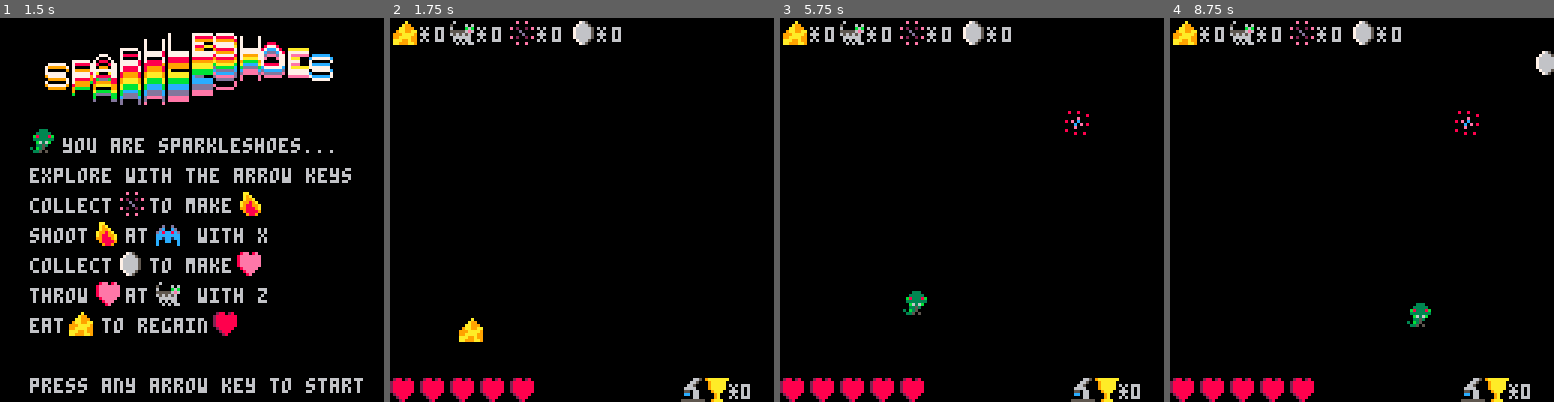
Above: before the commit, frames 1-4 (left to right).
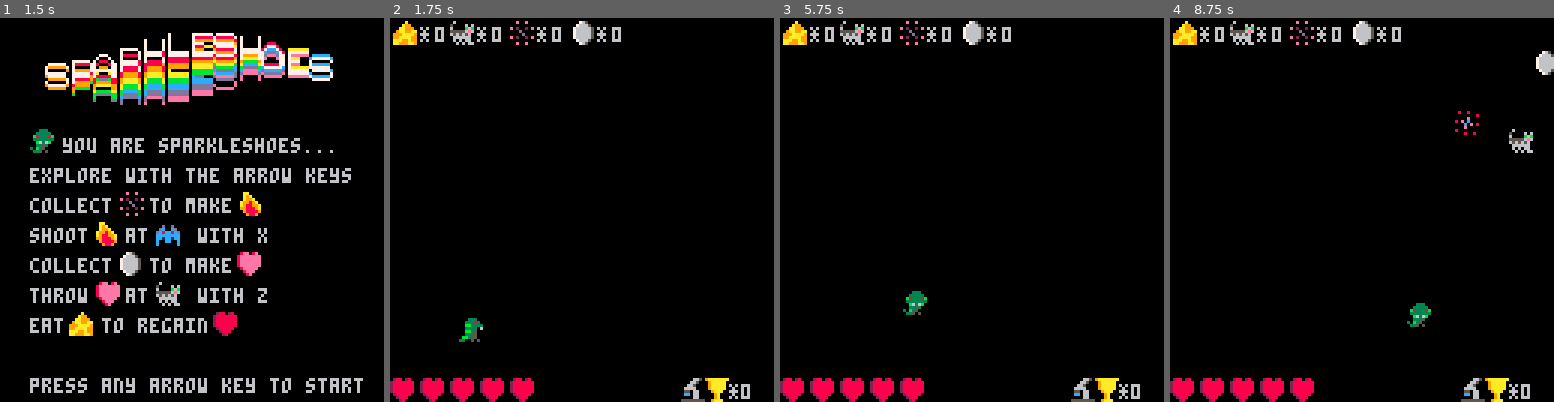
Above: after the commit, the same moments.

Repository: kdaniels/sparkleshoes
Game: PICO-8 cartridge sparkleshoes.p8
Two runs of this game, one before a commit and one after it. Both use one fixed random seed, a clock stepped at 60 frames per second and the inputs below.
Inputs:
- Up to frame 1 (1.5 s): tap X (X key) at 0.33, 1.07 s; tap O (Z key) at 0.7 s
- Up to frame 2 (1.75 s): hold Right from 1.6 s (still down); tap O (Z key) at 1.7 s
- Up to frame 3 (5.75 s): tap X (X key) every 1.12 s from 1.85 to 5.2 s; release Right at 2.1 s; tap O (Z key) every 0.4 s from 2.1 to 5.7 s; hold Up 2.15-2.42 s; hold Right 2.47-3.03 s; hold Left 3.08-3.58 s; hold Down 3.63-3.97 s; hold Right 4.02-4.68 s; hold Up 4.73-5.03 s; hold Left 5.08-5.68 s; hold Down from 5.73 s (still down)
- Up to frame 4 (8.75 s): release Down at 6.03 s; hold Right 6.08-6.58 s; tap O (Z key) every 0.4 s from 6.1 to 8.5 s; tap X (X key) at 6.32, 7.43, 8.55 s; hold Right 6.63-7.13 s; hold Up 7.18-7.45 s; hold Right 7.5-8.07 s; hold Left 8.12-8.62 s; hold Down from 8.67 s (still down)

Frame 1 is identical in both runs. In frame 2, 0.3% of the frame differs, in the area x 17-25%, y 78-85%; in frame 3, less than 0.1%; in frame 4, 0.2%.

Commit message:
fix a bug with a race condition with the initial sprite, make the game get harder as time goes on

Diff:
--- a/sparkleshoes.p8
+++ b/sparkleshoes.p8
@@ -28,7 +28,8 @@
 
 	scene = "game"
 	start_time = time()
-	max_time = 60
+	lap_time = 20
+	last_time_hardened = time()
 
 	cheeses = {}
 	fires = {}
@@ -42,7 +43,7 @@
 	max_cats = 1
 	max_zubats = 5
 	max_cheeses = 10
-	max_sparkles = 10
+	max_sparkles = 15
 	max_coins = 5
 	max_scopes = 1
 
@@ -51,6 +52,36 @@
 	last_cheese = time()
 	last_sparkle = time()
 	last_coin = time()
+
+	cat_freq = 7
+	zubat_freq = 7
+	cheese_freq = 10
+	sparkle_freq = 4
+	coin_freq = 4
+
+	cat_prob = .914
+	zubat_prob = .900
+	cheese_prob = .930
+	sparkle_prob = .900
+	coin_prob = .930
+
+	zubat_speed = 0.5
+end
+
+function make_game_harder()
+	sfx(9)
+	zubat_freq -= 1
+	sparkle_freq += 1
+	coin_freq += 1
+	zubat_prob -= .005
+	sparkle_prob += .005
+	coin_prob += .005
+	zubat_speed += .1
+	max_cats += 1
+	max_zubats += 1
+	max_coins -= 1
+	max_sparkles -= 1
+	last_time_hardened = time()
 end
 
 function draw_thing(thing)
@@ -85,7 +116,7 @@
 
 -- cheese functions
 function make_cheese()
-	if #cheeses < max_cheeses and (time() - last_cheese) > 10 and rnd(1000) > 900 then
+	if #cheeses < max_cheeses and (time() - last_cheese) > cheese_freq and rnd() > cheese_prob then
 		cheese = {}
 		cheese.sprite = 7
 		cheese.x = rnd(127)
@@ -116,7 +147,7 @@
 
 -- sparkles
 function make_sparkle()
-	if #sparkles < max_sparkles and (time() - last_sparkle) > 4 and rnd(1000) > 920 then
+	if #sparkles < max_sparkles and (time() - last_sparkle) > sparkle_freq and rnd() > sparkle_prob then
 		sparkle = {}
 		sparkle.sprite = 50
 		sparkle.x = rnd(127)
@@ -148,7 +179,7 @@
 
 -- coins
 function make_coin()
-	if #coins < max_coins and (time() - last_coin) > 4 and rnd(1000) > 934 then
+	if #coins < max_coins and (time() - last_coin) > coin_freq and rnd() > coin_prob then
 		coin = {}
 		coin.sprite = 8
 		coin.x = rnd(127)
@@ -173,10 +204,10 @@
 
 -- zubat functions
 function make_zubat()
-	if #zubats < max_zubats and (time() - last_zubat) > 9 and rnd(1000) > 900 then
+	if #zubats < max_zubats and (time() - last_zubat) > zubat_freq and rnd() > zubat_prob then
 		zubat = {}
 		zubat.sprite = 34
-		zubat.speed = 0.5
+		zubat.speed = zubat_speed
 		zubat.x = rnd(127)
 		zubat.y = rnd(110)+10
 		add(zubats, zubat)
@@ -234,7 +265,7 @@
 
 -- cats
 function make_cat()
-	if #cats < max_cats and (time() - last_cat) > 7 and rnd(1000) > 921 then
+	if #cats < max_cats and (time() - last_cat) > cat_freq and rnd() > cat_prob then
 		cat = {}
 		cat.sprite = 18
 		cat.speed = 0.31
@@ -435,6 +466,7 @@
 		print("high score: "..high_score, 35, 104)
 	end
 	spr(52, 55, 93)
+	print("you survived "..flr(end_time - start_time).." seconds", 19, 110)
 
 	print("press any arrow key to restart", 1, 120)
 end
@@ -480,15 +512,16 @@
 end
 
 function update_intro()
-	if btn(0) or btn(1) or btn(2) or btn(3) then
+	if btnp(0) or btnp(1) or btnp(2) or btnp(3) then
 		init_game()
+		player.sprite = 0
 		scene = "game"
 	end
 	t += 1
 end
 
 function update_end()
-	if (time() - end_time) > 5 then
+	if (time() - end_time) > 2 then
 		if btn(0) or btn(1) or btn(2) or btn(3) then
 			if player.points > high_score then
 				high_score = player.points
@@ -579,11 +612,11 @@
 		player.coins -= 1
 	end
 
-	if (time() - start_time) > max_time then
-		sfx(9)
-		end_time = time()
-		scene = "end"
-	elseif player.life < 1 then
+	if (time() - last_time_hardened) > lap_time then
+		make_game_harder()
+	end
+
+	if player.life < 1 then
 		sfx(8)
 		end_time = time()
 		scene = "end"
Not shown, changed: the sound effects (__sfx__) section of sparkleshoes.p8
Not shown, changed: sparkleshoes.js
